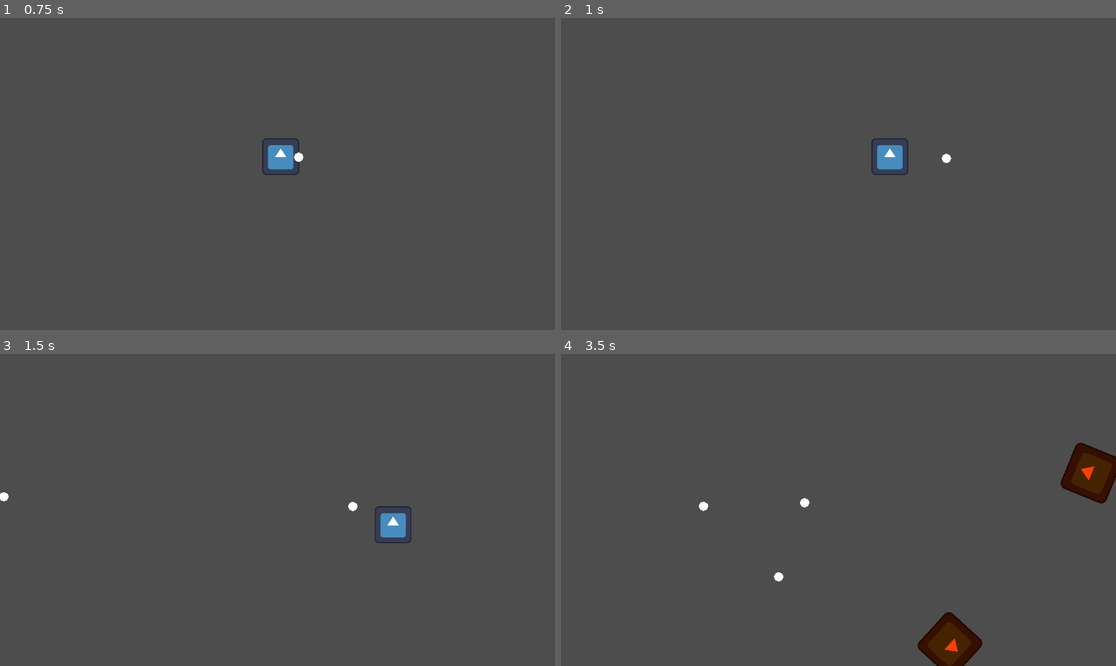
Above: before the commit, frames 1-4 (two rows, left to right).
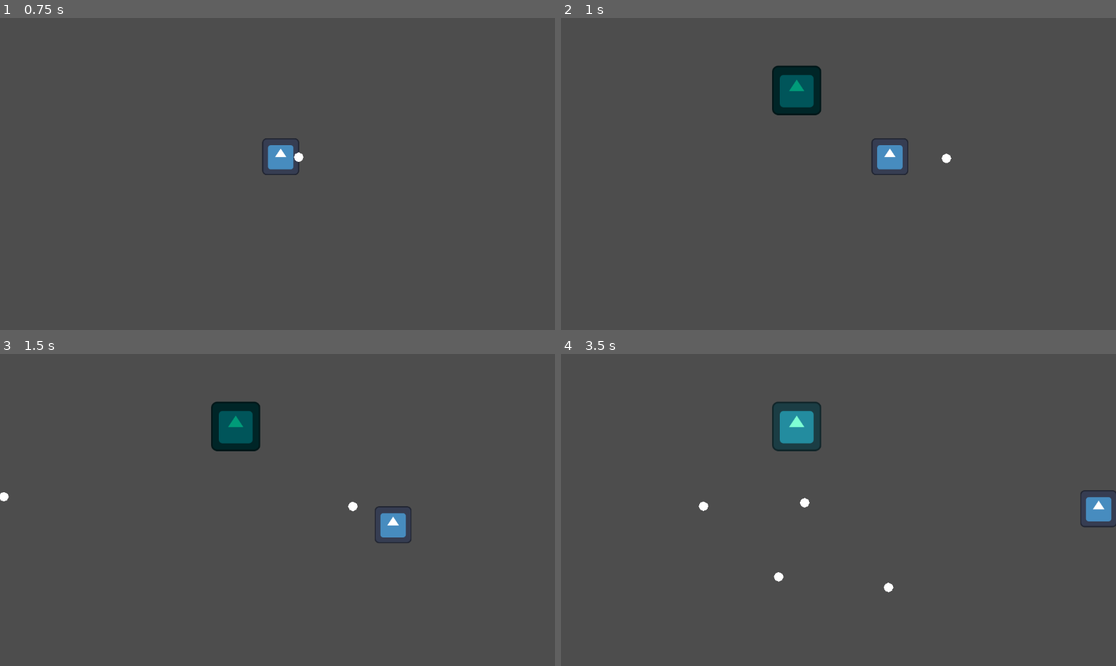
Above: after the commit, the same moments.

Repository: BriarLeaves/gun-wizard-loop-game
Game: Godot game, scene res://room.tscn
Same seed, same stepped clock (60 frames per second), same inputs: the game is played once before the commit and once after it. The engine's default icon, where the game draws it, is replaced by a stand-in: a white triangle on a blue panel in a dark square.
Inputs (mouse positions are in pixels of both pictures, inside the frame that each line leads up to):
- Up to frame 1 (0.75 s): tap Enter at 0.5 s; move the mouse to (399, 158) at 0.52 s; hold D (move_right) from 0.53 s (still down); click (399, 158) at 0.6 s
- Up to frame 2 (1 s): keep holding D (move_right)
- Up to frame 3 (1.5 s): move the mouse to (166, 525) at 1.27 s; release D (move_right) at 1.28 s; hold S (move_down) from 1.28 s (still down); click (166, 525) at 1.35 s
- Up to frame 4 (3.5 s): move the mouse to (894, 441) at 2.02 s; release S (move_down) at 2.03 s; hold D (move_right) 2.03-2.78 s; click (894, 441) at 2.1 s; move the mouse to (810, 572) at 2.77 s; hold W (move_up) from 2.78 s (still down); click (810, 572) at 2.85 s

Frame 1 is identical in both runs. In frame 2, 1.4% of the frame differs, in the area x 38-47%, y 15-32%; in frame 3, 1.4%; in frame 4, 4.4%, in the area x 38-100%, y 15-100%.
Error before the commit: Parse Error: Too few arguments for "get_node()" call. Expected at least 1 but received 0. (res://digging_enemy.gd:17)

Commit message:
Added safe zone around player to spawn enemies and stopped spawning after player dies

Diff:
--- a/gun-wizard-loop-game/digging_enemy.gd
+++ b/gun-wizard-loop-game/digging_enemy.gd
@@ -1,8 +1,11 @@
 extends Enemy
+class_name DiggingEnemy
 
 var speed: float = 300
 var direction_vector: Vector2 = Vector2.ZERO
 @onready var player = get_node("../Player")
+var collision
+var area2d
 
 func _ready():
 	pass
@@ -13,8 +16,6 @@
 
 func initialize(start_position):
 	position = start_position
-	get_node("CollisionShape2D").set_deferred("disabled", true)
-	get_node()
 
 
 func _on_timer_timeout() -> void:
--- a/gun-wizard-loop-game/enemy_spawner.gd
+++ b/gun-wizard-loop-game/enemy_spawner.gd
@@ -19,6 +19,10 @@
 	var enemyType = randi_range(0, current_enemies.size() - 1)
 	var enemy = current_enemies[enemyType].instantiate()
 
+	if get_node("Player"):
+		$Timer.stop()
+		pass
+
 	#if enemy == current_enemies[0] || enemy == current_enemies[1]:
 	if enemyType == 0:
 		var enemy_spawn_location = get_node("SpawnPath/SpawnLocation")
@@ -27,5 +31,7 @@
 		enemy.initialize(enemy_spawn_location.position)
 	else:
 		var enemy_spawn_location = Vector2(randf_range(0, screen_size.x), randf_range(0, screen_size.y))
+		while enemy_spawn_location.distance_to(get_node("Player").position) < 20:
+			enemy_spawn_location = Vector2(randf_range(0, screen_size.x), randf_range(0, screen_size.y))
 		enemy.initialize(enemy_spawn_location)
 	add_child(enemy)
